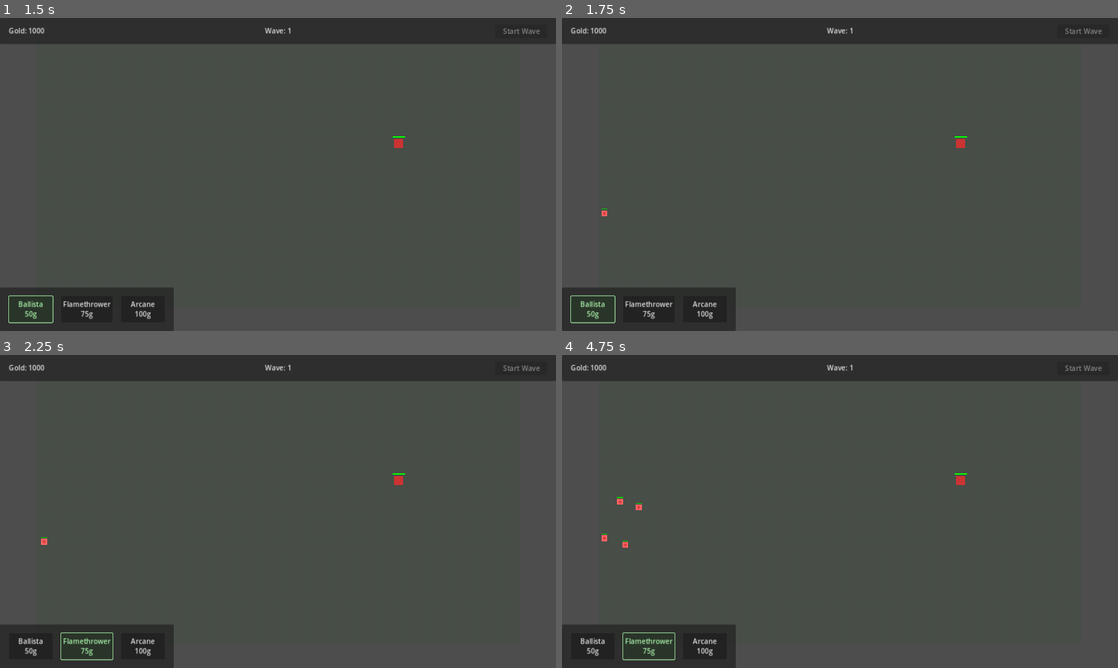
Above: before the commit, frames 1-4 (two rows, left to right).
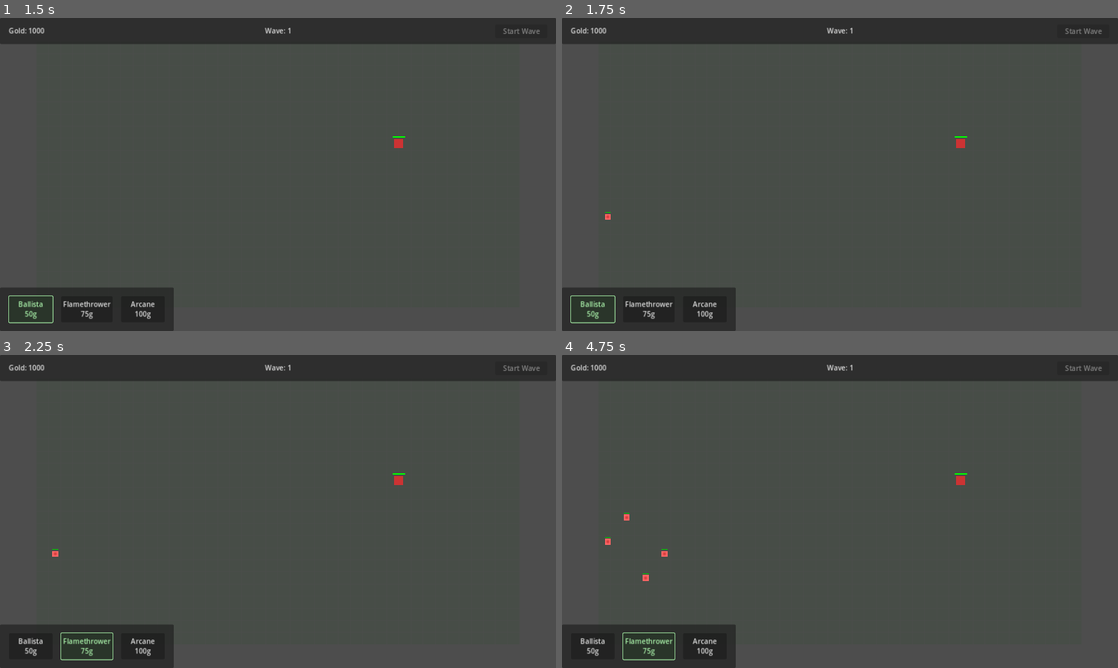
Above: after the commit, the same moments.

Repository: nickmibarra/DTF-2
Game: Godot game, scene res://scenes/TestMap.tscn
Same seed, same stepped clock (60 frames per second), same inputs: the game is played once before the commit and once after it.
Inputs:
- Up to frame 1 (1.5 s): click "Start Wave" at 0.5 s; click "Ballista 50g" at 1.25 s
- Up to frame 2 (1.75 s): no input
- Up to frame 3 (2.25 s): click "Flamethrower 75g" at 2 s
- Up to frame 4 (4.75 s): click "Arcane 100g" at 2.75 s; click "Ballista 50g" at 3.5 s; click "Flamethrower 75g" at 4.25 s

Frame 1 is identical in both runs. In frame 2, less than 0.1% of the frame differs, in the area x 7-9%, y 60-65%; in frame 3, less than 0.1%; in frame 4, 0.2%, in the area x 7-19%, y 45-73%.

Commit message:
bug: fix handling of walls blocking all paths

Diff:
--- a/scripts/Enemy.gd
+++ b/scripts/Enemy.gd
@@ -60,11 +60,11 @@
 		_transition_to_attack(target)
 		return
 
-	# Check for walls to break first
-	var wall = _find_wall_to_break(target.position)
-	if wall:  # Removed distance check as it's already done in _find_wall_to_break
-		_transition_to_attack(wall)
-		return
+	# If we're already attacking a wall, keep at it unless conditions change
+	if current_state == AI_STATE.ATTACKING and current_target and current_target.is_in_group("walls"):
+		var attack_dist = position.distance_to(current_target.position)
+		if attack_dist <= ATTACK_RANGE * 1.5:
+			return
 
 	# If we're not attacking, handle movement
 	var current_grid_pos = grid.world_to_grid(position)
@@ -76,9 +76,22 @@
 						   is_stuck(current_grid_pos)
 
 	if should_recalculate:
-		_recalculate_path(target)
-
-	_follow_path(delta)
+		print("Enemy: Recalculating path from ", current_grid_pos, " to ", target_grid_pos)
+		var path_result = grid.find_path(current_grid_pos, target_grid_pos)
+
+		if path_result.is_wall_path:
+			print("Enemy: Found wall-breaking path, transitioning to attack wall at ", path_result.wall_target)
+			var wall = grid.walls.get(str(path_result.wall_target))
+			if wall:
+				_transition_to_attack(wall)
+				return
+
+		current_path = path_result.path
+		if not current_path.is_empty():
+			print("Enemy: Found path with ", current_path.size(), " steps")
+
+	if not current_path.is_empty():
+		_follow_path(delta)
 
 func _find_target() -> Node2D:
 	# First check for nearby walls
@@ -131,6 +144,7 @@
 
 func _transition_to_attack(new_target: Node2D):
 	print("Enemy: Transitioning to attack state, target: ", new_target.name)
+	print("Enemy: Distance to target: ", position.distance_to(new_target.position))
 	current_target = new_target
 	current_state = AI_STATE.ATTACKING
 	attack_timer = ATTACK_INTERVAL  # Reset timer to allow immediate first attack
@@ -248,18 +262,26 @@
 	var dist = position.distance_to(current_target.position)
 	print("Enemy: Combat - Distance to target: ", dist, ", Attack Range: ", ATTACK_RANGE)
 
-	if dist > ATTACK_RANGE * 1.5:  # Use same range as wall detection
-		print("Enemy: Combat - Target out of range, returning to movement")
-		current_state = AI_STATE.MOVING
-		current_target = null
-		return
-
-	# Move closer if needed but stay in attack state
+	# If we're too far away, move closer
 	if dist > ATTACK_RANGE:
 		var direction = (current_target.position - position).normalized()
-		position += direction * behavior.get_effective_speed() * delta
-		print("Enemy: Combat - Moving closer to target")
+		var proposed_position = position + direction * behavior.get_effective_speed() * delta
+
+		# Check if proposed position would be in a wall (that's not our target)
+		var proposed_grid_pos = grid.world_to_grid(proposed_position)
+		var cell_type = grid.get_cell_type(proposed_grid_pos)
+		var can_move = true
+
+		if cell_type == grid.TILE_TYPE.WALL:
+			var wall = grid.walls.get(str(proposed_grid_pos))
+			if wall != current_target:
+				can_move = false
+
+		if can_move:
+			position = proposed_position
+			print("Enemy: Combat - Moving closer to target")
 	else:
+		# We're in range, perform attack
 		attack_timer += delta
 		if attack_timer >= ATTACK_INTERVAL:
 			attack_timer = 0.0
--- a/scripts/Grid.gd
+++ b/scripts/Grid.gd
@@ -18,6 +18,16 @@
 	PATH,
 	FLAG
 }
+
+class PathResult:
+	var path: Array
+	var wall_target: Vector2
+	var is_wall_path: bool
+
+	func _init(p: Array, wall: Vector2 = Vector2.ZERO, is_wall: bool = false):
+		path = p
+		wall_target = wall
+		is_wall_path = is_wall
 
 func _ready():
 	print("Grid: Ready called")
@@ -148,12 +158,115 @@
 	return world_pos
 
 # A* pathfinding implementation
-func find_path(start: Vector2, end: Vector2) -> Array:
+func find_path(start: Vector2, end: Vector2) -> PathResult:
 	var open_set = []
 	var closed_set = {}
 	var came_from = {}
 
-	var g_score = {str(start): 0}
+	var g_score = {str(start): 0.0}
+	var f_score = {str(start): heuristic(start, end)}
+
+	open_set.append(start)
+
+	while open_set.size() > 0:
+		var current = get_lowest_f_score_node(open_set, f_score)
+		if current == end:
+			return PathResult.new(reconstruct_path(came_from, current))
+
+		open_set.erase(current)
+		closed_set[str(current)] = true
+
+		for neighbor_data in get_neighbors(current):
+			var neighbor = neighbor_data.pos
+			var move_cost = neighbor_data.cost
+
+			if closed_set.has(str(neighbor)):
+				continue
+
+			var tentative_g_score = g_score[str(current)] + move_cost
+
+			if not open_set.has(neighbor):
+				open_set.append(neighbor)
+			elif tentative_g_score >= g_score[str(neighbor)]:
+				continue
+
+			came_from[str(neighbor)] = current
+			g_score[str(neighbor)] = tentative_g_score
+			f_score[str(neighbor)] = g_score[str(neighbor)] + heuristic(neighbor, end)
+
+	# If no path found, find wall to break
+	var wall_result = find_wall_breakthrough_path(start, end, closed_set)
+	if not wall_result.path.is_empty():
+		print("Grid: Found wall-breaking path to wall at ", wall_result.wall_target)
+		return wall_result
+	return PathResult.new([])
+
+func find_wall_breakthrough_path(start: Vector2, end: Vector2, explored_cells: Dictionary) -> PathResult:
+	print("\nSearching for wall to break:")
+	print("- From: ", start)
+	print("- To: ", end)
+	print("- Explored cells: ", explored_cells.size())
+
+	var best_wall_pos = null
+	var best_score = INF
+	var best_path = []
+
+	# First, find all walls in our way
+	var walls_found = []
+	for x in range(GRID_WIDTH):
+		for y in range(GRID_HEIGHT):
+			var pos = Vector2(x, y)
+			if get_cell_type(pos) == TILE_TYPE.WALL:
+				walls_found.append(pos)
+
+	print("- Found ", walls_found.size(), " walls in grid")
+
+	# Check each wall
+	for wall_pos in walls_found:
+		# Calculate scores based on position relative to start and end
+		var dist_to_start = wall_pos.distance_to(start)
+		var dist_to_end = wall_pos.distance_to(end)
+		var score = dist_to_start + dist_to_end
+
+		print("- Evaluating wall at ", wall_pos)
+		print("  Distance to start: ", dist_to_start)
+		print("  Distance to end: ", dist_to_end)
+		print("  Total score: ", score)
+
+		if score < best_score:
+			# Find a path to a position adjacent to the wall
+			var adjacent_positions = get_adjacent_positions(wall_pos)
+			for adj_pos in adjacent_positions:
+				if is_valid_cell(adj_pos) and get_cell_type(adj_pos) != TILE_TYPE.WALL:
+					var path_to_wall = find_path_to_position(start, adj_pos)
+					if not path_to_wall.is_empty():
+						best_score = score
+						best_wall_pos = wall_pos
+						best_path = path_to_wall
+						print("  Found valid path to wall!")
+						break
+
+	if best_wall_pos != null:
+		print("Selected wall to break at: ", best_wall_pos)
+		return PathResult.new(best_path, best_wall_pos, true)
+
+	print("No valid wall found to break")
+	return PathResult.new([])
+
+func get_adjacent_positions(pos: Vector2) -> Array:
+	return [
+		pos + Vector2(1, 0),
+		pos + Vector2(-1, 0),
+		pos + Vector2(0, 1),
+		pos + Vector2(0, -1)
+	]
+
+func find_path_to_position(start: Vector2, end: Vector2) -> Array:
+	var open_set = []
+	var closed_set = {}
+	var came_from = {}
+
+	var g_score = {str(start): 0.0}
 	var f_score = {str(start): heuristic(start, end)}
 
 	open_set.append(start)
@@ -166,11 +279,14 @@
 		open_set.erase(current)
 		closed_set[str(current)] = true
 
-		for neighbor in get_neighbors(current):
+		for neighbor_data in get_neighbors(current):
+			var neighbor = neighbor_data.pos
+			var move_cost = neighbor_data.cost
+
 			if closed_set.has(str(neighbor)):
 				continue
 
-			var tentative_g_score = g_score[str(current)] + 1
+			var tentative_g_score = g_score[str(current)] + move_cost
 
 			if not open_set.has(neighbor):
 				open_set.append(neighbor)
@@ -184,7 +300,8 @@
 	return []
 
 func heuristic(start: Vector2, end: Vector2) -> float:
-	return abs(start.x - end.x) + abs(start.y - end.y)
+	# Use Euclidean distance for more natural diagonal paths
+	return start.distance_to(end)
 
 func get_lowest_f_score_node(nodes: Array, f_score: Dictionary) -> Vector2:
 	var lowest_node = nodes[0]
@@ -201,16 +318,18 @@
 func get_neighbors(pos: Vector2) -> Array:
 	var neighbors = []
 	var directions = [
-		Vector2(1, 0), Vector2(-1, 0), Vector2(0, 1), Vector2(0, -1),
-		Vector2(1, 1), Vector2(-1, 1), Vector2(1, -1), Vector2(-1, -1)  # Add diagonals
+		Vector2(1, 0), Vector2(-1, 0), Vector2(0, 1), Vector2(0, -1),  # Cardinals
+		Vector2(1, 1), Vector2(-1, 1), Vector2(1, -1), Vector2(-1, -1)  # Diagonals
 	]
 
 	for dir in directions:
 		var neighbor = pos + dir
 		if is_valid_cell(neighbor):
-			# Enemies can't walk through walls or towers
+			# Check if we can move to this cell
 			if grid[neighbor.x][neighbor.y] != TILE_TYPE.WALL and grid[neighbor.x][neighbor.y] != TILE_TYPE.TOWER:
-				neighbors.append(neighbor)
+				# Add movement cost for diagonal
+				var cost = 1.0 if dir.x == 0 or dir.y == 0 else 1.414
+				neighbors.append({"pos": neighbor, "cost": cost})
 
 	return neighbors
 
--- a/scripts/Wall.gd
+++ b/scripts/Wall.gd
@@ -12,7 +12,7 @@
 		push_error("Wall: Attackable component not found!")
 		return
 
-	attackable.initialize(100.0)  # 100 health, no armor
+	attackable.initialize(1000.0)  # 100 health, no armor
 	attackable.health_changed.connect(_on_health_changed)
 	attackable.destroyed.connect(_on_wall_destroyed)
 	print("Wall initialized with health: ", attackable.current_health)
Not shown, added: docs/input-handling.md
Not shown, changed: godot.log
Not shown, removed: godot2025-02-05T01.24.55.log
Not shown, changed: godot2025-02-05T01.28.17.log
Not shown, removed: godot2025-02-05T01.30.01.log
Not shown, removed: godot2025-02-05T01.32.01.log
Not shown, removed: godot2025-02-05T01.33.39.log
Not shown, removed: godot2025-02-05T01.34.56.log
Not shown, removed: godot2025-02-05T01.36.44.log
Not shown, removed: godot2025-02-05T01.37.41.log
Not shown, added: godot2025-02-05T01.45.54.log
Not shown, added: godot2025-02-05T01.47.00.log
(and 6 more such lines)
